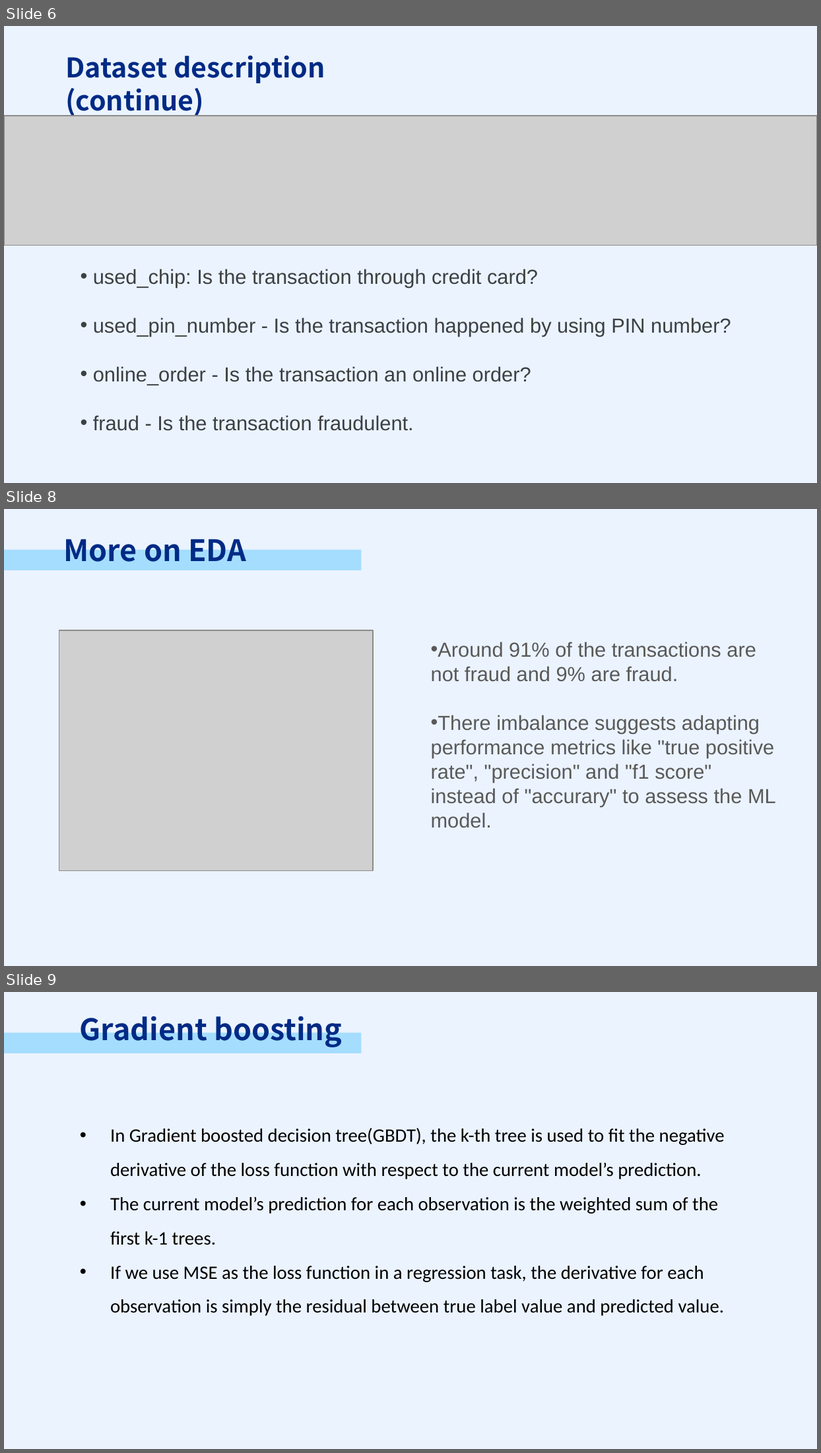
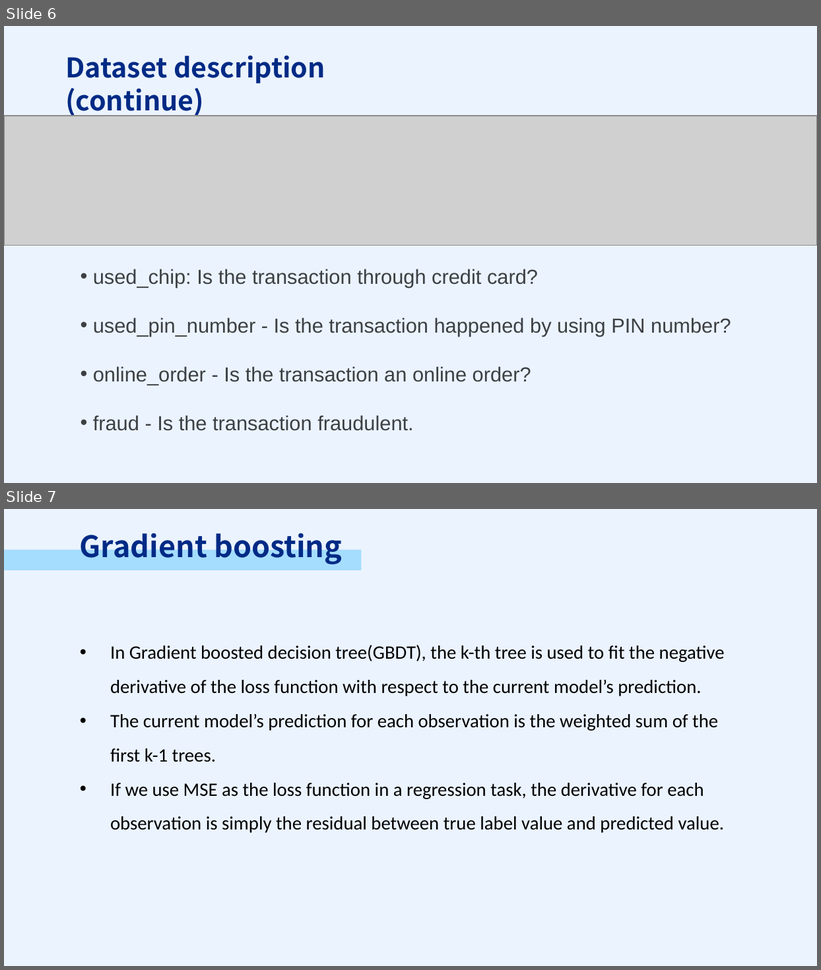
Before and after one commit to PSTAT197-F23/PSTAT197A_FP_Group1, a slide deck: scripts/drafts/PRESENTATION.pptx. Shown one above the other, each under a label of ours: slides 6, 8 and 9 before the commit, slides 6 and 7 after it; the slides between them are not shown. The pictures are 821x1453 and 821x970 pixels, drawn with LibreOffice and Linux fonts; fonts in the diff are those of the drawing; grey boxes stand for pictures. Boxes give left, top, right and bottom in pixels: in the first picture for what was removed or moved away, otherwise in the second. Text is boxed around its words. In the diff, an @@ line names an element or a change of style, - is before the commit and + after.

```diff
--- a/scripts/drafts/PRESENTATION.pptx
+++ b/scripts/drafts/PRESENTATION.pptx
@@ slide 8 removed at box(4, 509, 817, 966), background #EBF3FE @@
@@ text removed at box(63, 531, 246, 562) @@
-More on EDA
@@ rectangle removed at box(4, 550, 362, 571) @@
@@ picture removed at box(59, 631, 373, 871) @@
@@ text removed at box(431, 642, 776, 828) @@
-• Around 91% of the transactions are not fraud and 9% are fraud.
-• There imbalance suggests adapting performance metrics like "true positive rate", "precision" and "f1 score" instead of "accurary" to assess the ML model.
@@ what was slide 9 is now slide 7 @@
```
Also in this commit, not shown: 3 slides changed, 1 slide added, 2 other slides removed.
